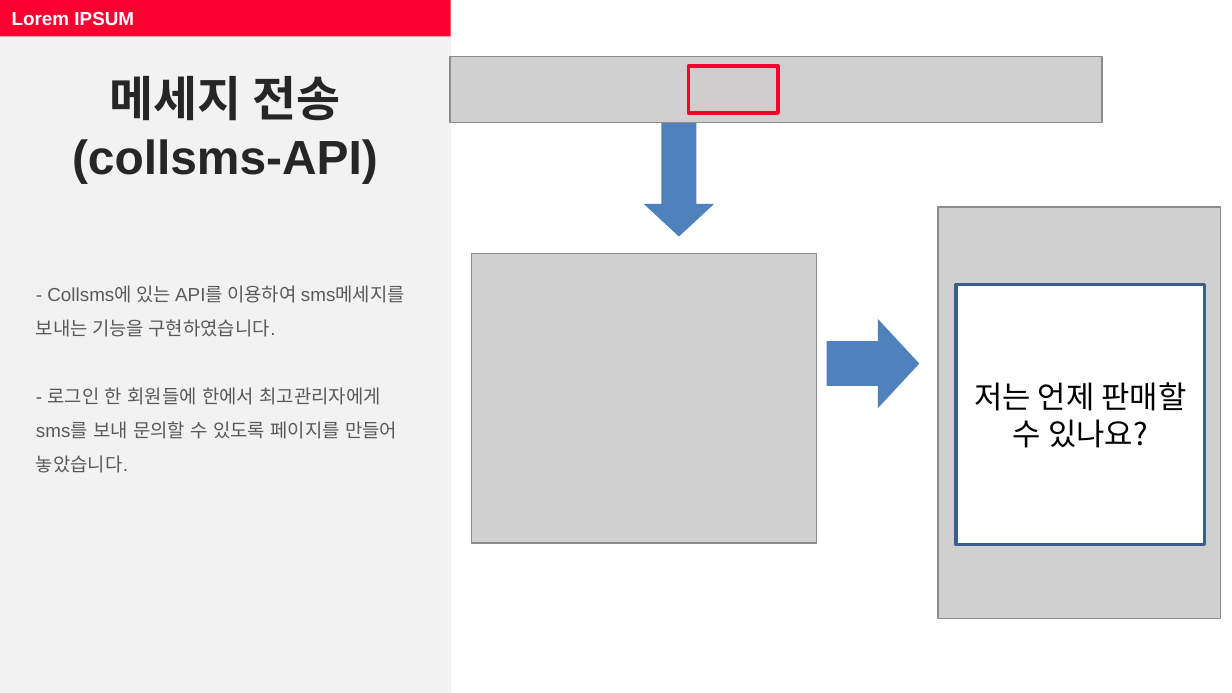
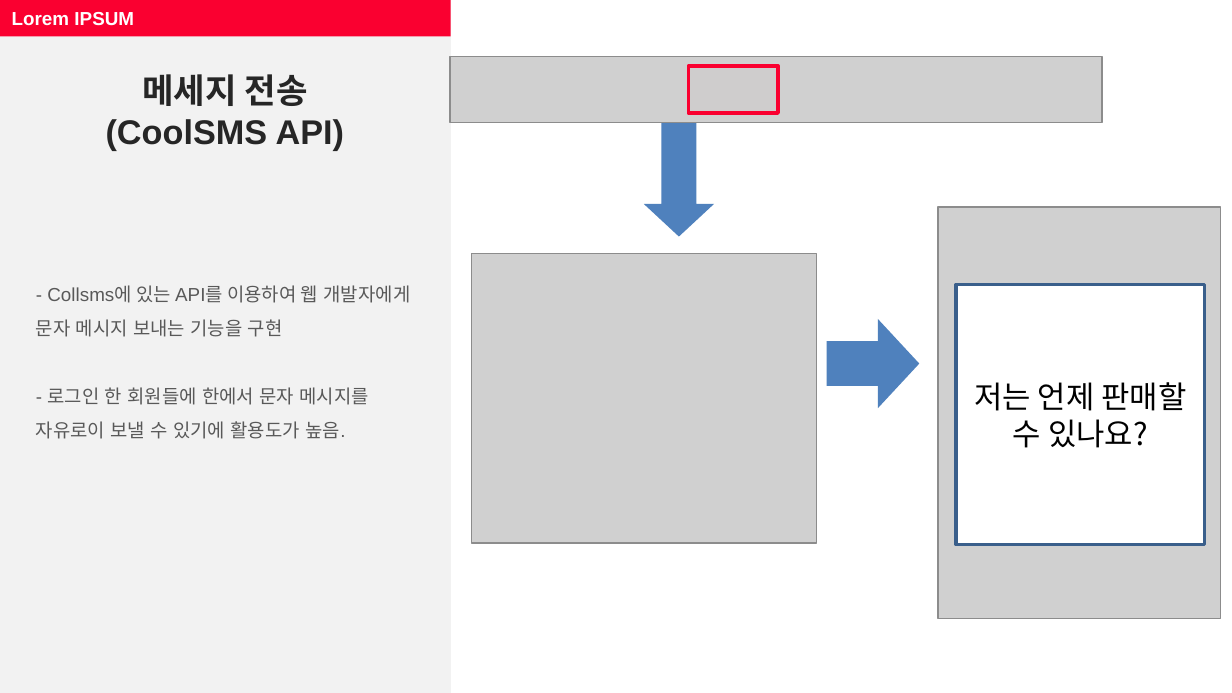
Before and after one commit to zozokjs/webapps, a slide deck: slide 8 of MusicFactory.pptx (slide 10 before the commit). Drawn at 1232x693 pixels with LibreOffice and Linux fonts; fonts in the diff are those of the drawing; grey boxes stand for pictures. Boxes give left, top, right and bottom in pixels: in the first picture for what was removed or moved away, otherwise in the second. Text is boxed around its words. In the diff, an @@ line names an element or a change of style, - is before the commit and + after.

```diff
--- a/MusicFactory.pptx
+++ b/MusicFactory.pptx
@@ text at [106,74,344,150]: text changed; size 28 to 20 pt @@
-메세지 전송(collsms-API)
+메세지 전송
+(CoolSMS API)
@@ text at [36,285,411,439]: text changed @@
-- Collsms에 있는 API를 이용하여 sms메세지를 보내는 기능을 구현하였습니다.
-- 로그인 한 회원들에 한에서 최고관리자에게 sms를 보내 문의할 수 있도록 페이지를 만들어 놓았습니다.
+- Collsms에 있는 API를 이용하여 웹 개발자에게 문자 메시지 보내는 기능을 구현
+- 로그인 한 회원들에 한에서 문자 메시지를 자유로이 보낼 수 있기에 활용도가 높음.
```
Also in this commit, not shown: 9 other slides changed, 1 slide added, 3 slides removed.
